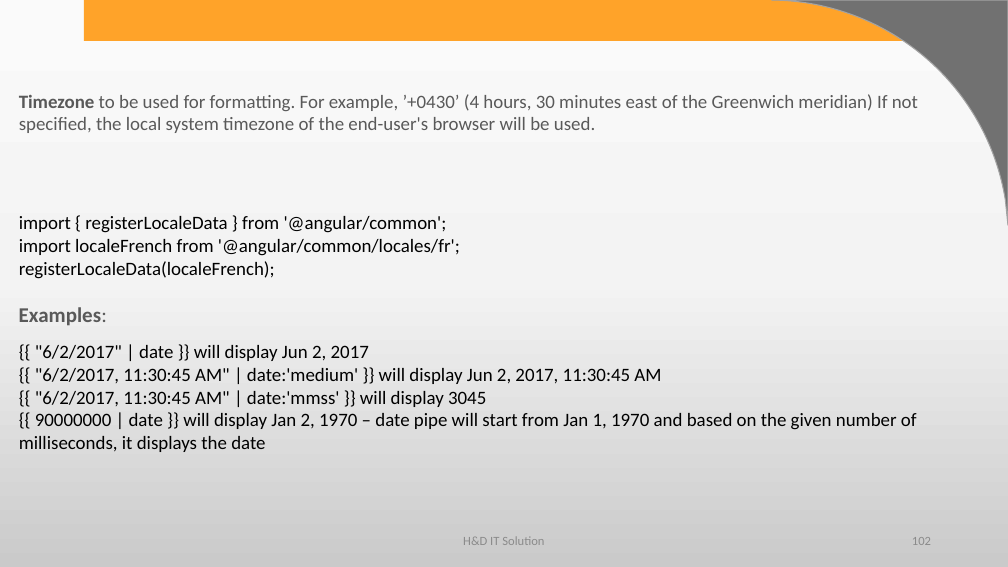
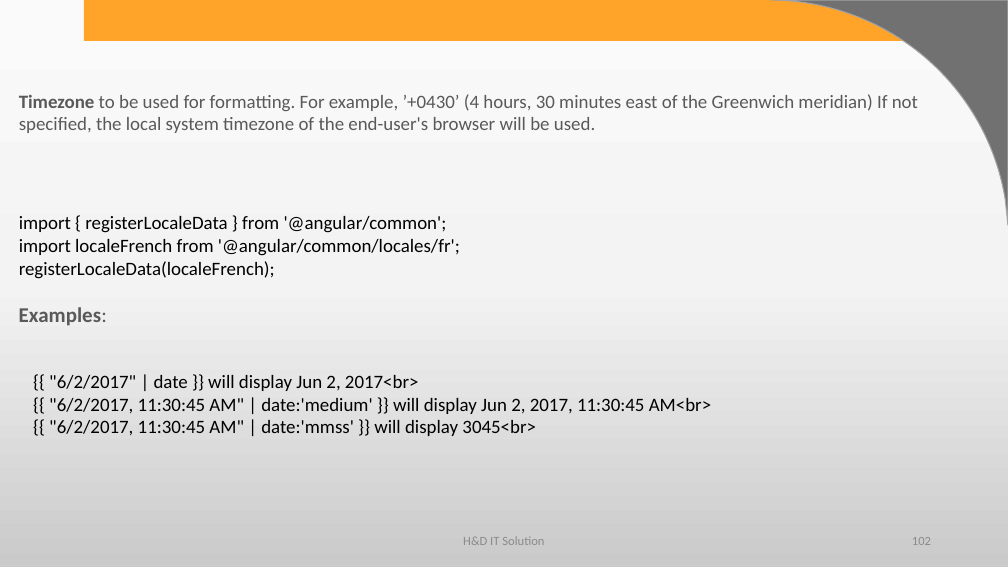
Before and after one commit to harshadasawant/infiniteAngular, a slide deck: slide 102 of ppt/ANGULAR.pptx. Drawn at 1008x567 pixels with LibreOffice and Linux fonts; fonts in the diff are those of the drawing; background and template pictures are left out. Boxes give left, top, right and bottom in pixels: in the first picture for what was removed or moved away, otherwise in the second. Text is boxed around its words. In the diff, an @@ line names an element or a change of style, - is before the commit and + after.

```diff
--- a/ppt/ANGULAR.pptx
+++ b/ppt/ANGULAR.pptx
@@ text at (49,375,711,436): text changed @@
-{{ "6/2/2017" | date }} will display Jun 2, 2017
-{{ "6/2/2017, 11:30:45 AM" | date:'medium' }} will display Jun 2, 2017, 11:30:45 AM
-{{ "6/2/2017, 11:30:45 AM" | date:'mmss' }} will display 3045
-{{ 90000000 | date }} will display Jan 2, 1970 – date pipe will start from Jan 1, 1970 and based on the given number of milliseconds, it displays the date
+{{ "6/2/2017" | date }} will display Jun 2, 2017<br>
+{{ "6/2/2017, 11:30:45 AM" | date:'medium' }} will display Jun 2, 2017, 11:30:45 AM<br>
+{{ "6/2/2017, 11:30:45 AM" | date:'mmss' }} will display 3045<br>
```
Also in this commit, not shown: 1 other slide changed, 4 slides added, 6 other files.
